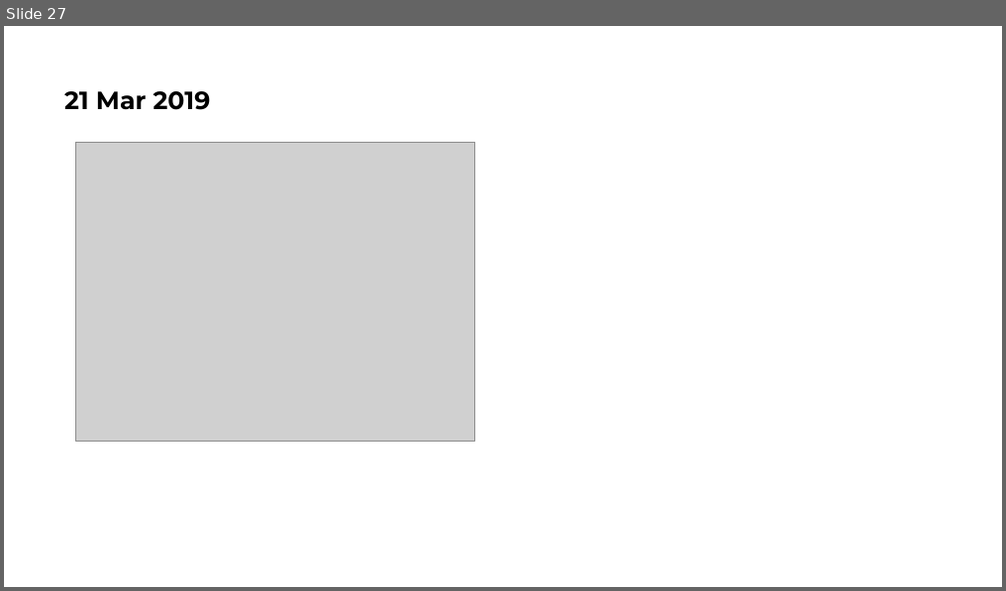
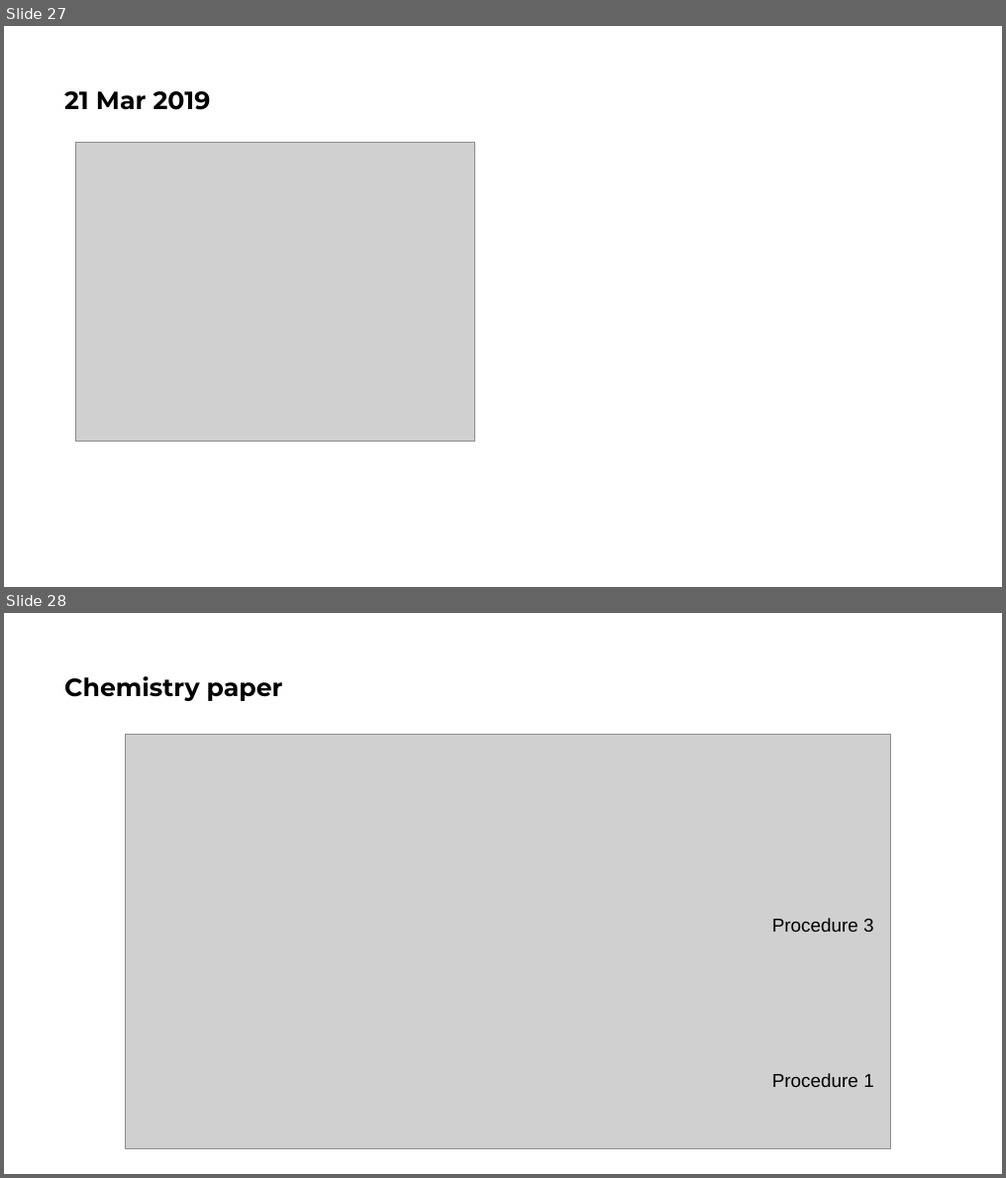
Before and after one commit to jhualberta/thesis, a slide deck: thesisPlots1.ppt. Shown one above the other, each under a label of ours: slide 27 before the commit, slides 27 and 28 after it. The pictures are 1006x591 and 1006x1178 pixels, drawn with LibreOffice and Linux fonts; fonts in the diff are those of the drawing; grey boxes stand for pictures. Boxes give left, top, right and bottom in pixels: in the first picture for what was removed or moved away, otherwise in the second. Text is boxed around its words. In the diff, an @@ line names an element or a change of style, - is before the commit and + after.

```diff
--- a/thesisPlots1.ppt
+++ b/thesisPlots1.ppt
@@ slide 28 added at [4, 613, 1002, 1174], background #FFFFFF @@
@@ title added at [64, 676, 283, 701], 24 pt, text #000000, bold @@
+Chemistry paper
@@ picture added at [125, 734, 890, 1150] @@
@@ text added at [772, 918, 874, 932], 18 pt, text #000000 @@
+Procedure 3
@@ text added at [772, 1073, 874, 1087], 18 pt, text #000000 @@
+Procedure 1
```
Also in this commit, not shown: 1 slide changed, 4 other slides added, 9 other files.
